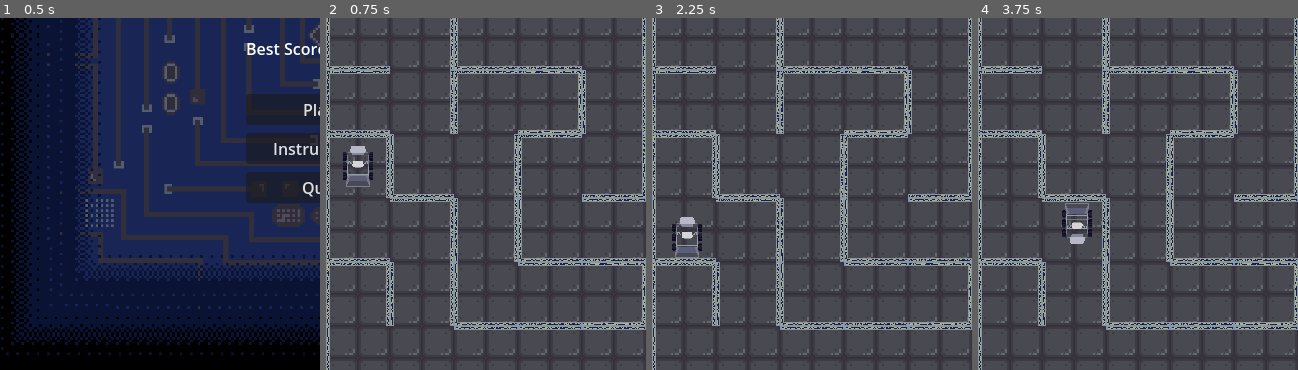
Above: before the commit, frames 1-4 (left to right).
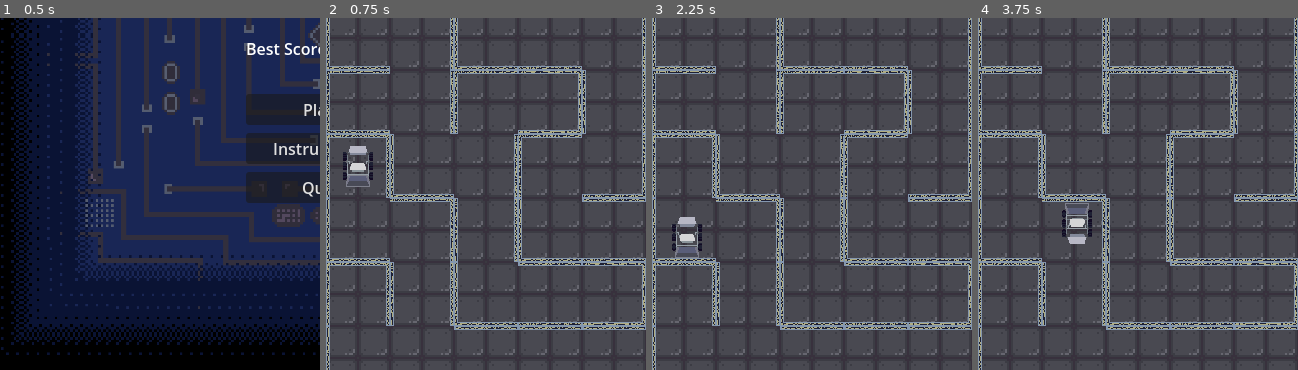
Above: after the commit, the same moments.

Repository: gkim14/CS471_LawlorsLabyrinth
Game: Godot game, scene res://scenes/StartScreen.tscn
The game is run twice, just before and just after one commit, with the same random seed, the same clock (stepped at 60 frames per second) and the same inputs.
Inputs:
- Up to frame 1 (0.5 s): no input
- Up to frame 2 (0.75 s): click "Play" at 0.5 s
- Up to frame 3 (2.25 s): tap Enter at 1.25 s; hold D (right) 1.28-2.03 s; tap Space at 2 s; hold S (down) from 2.03 s (still down)
- Up to frame 4 (3.75 s): tap Enter at 2.75 s; release S (down) at 2.78 s; hold D (right) 2.78-3.53 s; tap Space at 3.5 s; hold W (up) from 3.53 s (still down)
The pictures show only the part of the screen within x 0-50%, y 47-97%; the shares and areas given below are measured in that part.

Frame 1 is identical in both runs. In frame 2, 0.1% of the frame differs, in the area x 6-14%, y 36-44%; in frame 3, 0.1%, in the area x 7-15%, y 56-64%; in frame 4, 0.1%.

Commit message:
edited player sprite, some more difficulty scaling

Diff:
--- a/scripts/maze_addon.gd
+++ b/scripts/maze_addon.gd
@@ -21,7 +21,7 @@
 func _ready():
 	await main.updated
 	if Global.level_count%5 == 0:
-		seconds += 0.5
+		seconds += 1.0
 	add_player()
 	add_exit()
 	emit_signal("ready")
Binary file changed: assets/PlayerUD.png
